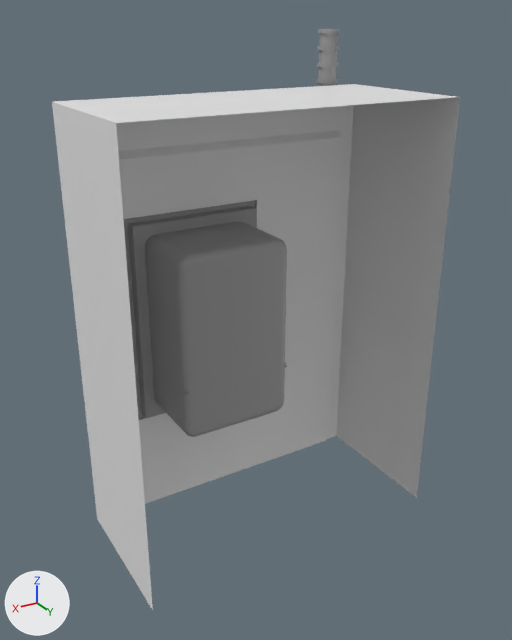
Before and after pictures for a commit that changed the FBX model Assets/Models/Oven/ChipOven.fbx.
Rendered twice from a camera (50 mm lens) standing at (1.85, 2.61, 2.78) and looking at (-0.14, -0.7, 1.12). The axes (+X, +Y, +Z) are drawn at lower left. The lights are the same throughout. Where no turn or scale is listed for an object, it has been applied to the vertices.

Script lines for the objects in view, before the commit:
```python
me_cube_003 = bpy.data.meshes.new('Cube.003')
me_cube_003.from_pydata(...)  # 484 vertices, 437 faces; spans x -0.89..0.89, y -1.0..0.0, z 0.0..2.7
# faces by material slot: [17, 420]
me_cube_003.materials.append(mat_clean)  # white #e7e7e7
me_cube_003.materials.append(mat_texture)  # grey #9b9b9b
# before: 0 (0.89, 0.0, 0.0) at pixel (152, 610), 1 (0.89, 0.0, 2.41) at pixel (116, 123), 10 (-0.89, 0.0, 0.0) at pixel (416, 498), 11 (-0.89, 0.0, 2.41) at pixel (460, 97)
ob_oven = bpy.data.objects.new('Oven', me_cube_003)
ob_oven.location = (0.0, 0.0, 0.0)
```
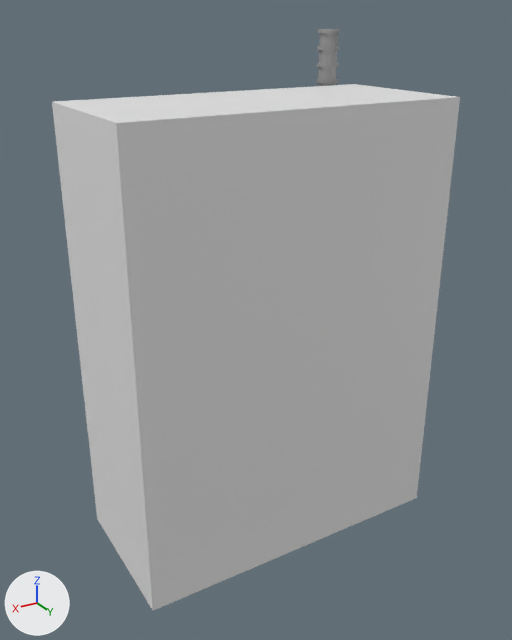
Pixel boxes (x1, y1, x2, y2) of what changed, in the pictures (512 x 640 px):
```json
{"object": "Oven", "change": "reshaped", "before": [52, 29, 460, 610], "after": [52, 29, 460, 611]}
{"part": 1, "of": "me_cube_003", "change": "added", "after": [116, 97, 460, 611]}
```

The change, as JSON lines over the scene's bpy script:
```json
{"block": "me_cube_003", "where": "me_cube_003.from_pydata(...)  # 484 vertices, 437 faces; spans x -0.89..0.89, y -1.0..0.0, z 0.0..2.7"}
{"block": "me_cube_003", "where": "# used by ob_oven; location = (0.0, 0.0, 0.0)"}
{"block": "me_cube_003", "where": "# verts and faces of me_cube_003; kept vertices keep their numbers, new ones are numbered from 484"}
{"block": "me_cube_003", "change": "me_cube_003 part 1"}
{"op": "add", "block": "me_cube_003", "code": "faces += [(0, 10, 11, 1)]  # mat_clean (white #e7e7e7)"}
```
